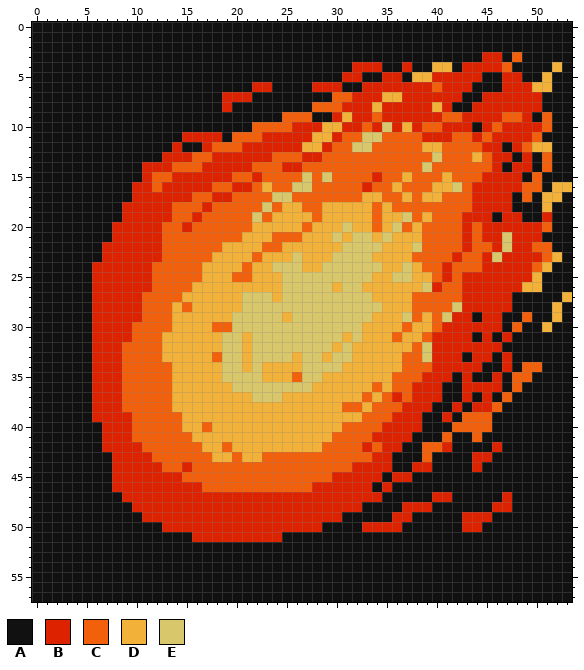
Edited in one commit: pixel-art file (card_game/cards/fireball/fireball_card.aseprite). That is the earlier state.
54x58 pixels, 1 frame.
Palette (. is transparent): A #111111  B #dd2200  C #f2600c  D #f2b138  E #d9c76c
Pixels before, first column x 0:
 0 AAAAAAAAAAAAAAAAAAAAAAAAAAAAAAAAAAAAAAAAAAAAAAAAAAAAAA
 1 AAAAAAAAAAAAAAAAAAAAAAAAAAAAAAAAAAAAAAAAAAAAAAAAAAAAAA
 2 AAAAAAAAAAAAAAAAAAAAAAAAAAAAAAAAAAAAAAAAAAAAAAAAAAAAAA
 3 AAAAAAAAAAAAAAAAAAAAAAAAAAAAAAAAAAAAAAAAAAAAABBACAAAAA
 4 AAAAAAAAAAAAAAAAAAAAAAAAAAAAAAAABBBAABAADDABBBBCAAAADA
 5 AAAAAAAAAAAAAAAAAAAAAAAAAAAAAAABBAABBADDBBBBBAABBAADAA
 6 AAAAAAAAAAAAAAAAAAAAAABBAAAABBBAABBBBBBBCBBBAAABBBDDAA
 7 AAAAAAAAAAAAAAAAAAABBBAAAAAAAACCBBBDDBBBBBBAABBBBBBAAA
 8 AAAAAAAAAAAAAAAAAAABAAAAAAAACCCBBBDBBBBBDBAABBBBBBBAAA
 9 AAAAAAAAAAAAAAAAAAAAAAAAACCCAABDBBCBBBBBBCCBBBBCCBACAA
10 AAAAAAAAAAAAAAAAAAAAAACCCCBBBDDBBCBEBDBCCBBBABCBBBBCAA
11 AAAAAAAAAAAAAAABBBBACCCBBBBBDDBCCEECCCCBBBCCBCBBBBCAAA
12 AAAAAAAAAAAAAABAABCCCBBBBBBDDBCCEECCCCCDDCCCCBBABCDDAA
13 AAAAAAAAAAAAABBBCCBBBBBBCCCBBCCCCCCCCCCCECCCDCBBABACAA
14 AAAAAAAAAAABBBCCCBBBBBCCCBBCCCCCCCCCCCCECCCCCCBABBACAA
15 AAAAAAAAAAABCCBBBBBBCCBCCCCECECCCCBCCDCCCDCCCBBBBACAAA
16 AAAAAAAAAABBCBBBBBCCBBCDCCEECCCCCBCCDCCCDDECBBBBBCCADD
17 AAAAAAAAAABBBBBBCCBBCCCCEECCCCCCCDDCCDCDDCCCBBBBACADDA
18 AAAAAAAAABBBBBCCCBCCCCCECDDCCDDDDDCDCCCCCCCCBBBBAAADAA
19 AAAAAAAAABBBBBCCBCCCCCECDDDDCDDDDDCDDECDCCCBBBABBAABAA
20 AAAAAAAABBBBBCCBCCCCCCDDDDDCDDDEDDCDECDCCCCBCBBBBBBCAA
21 AAAAAAAABBBBBCCCCCCCCDDDCCCDDDEDEEDEDDDCCCCBCBBEBBBAAA
22 AAAAAAABBBBBBCCCCCCDDDDCCDDDDDDEEEEDDDECCCCBCCBEBBCCAA
23 AAAAAAABBBBBBCCCCCDDDDCDDDEDDDEEEEDDDDCCCCBCCBEBBBBCDA
24 AAAAAABBBBBBCCCCCDDDDCDDEEEDDEEEEEEDDEDCCBCCCBBBBBCDAA
25 AAAAAABBBBBBCCCCCDDDCCDDDEEEEEEEEEDDEEDDCBCBBBBBBBDAAA
26 AAAAAABBBBBBCCCCDDDDDDDDDEEEEEDEEDDDDDDEBCCBBBBBBDDAAA
27 AAAAAABBBBBCCCCDDDDDDEEEDEEEEEEEEEDDDDCCCCCBBBBBAAAAAD
28 AAAAAABBBBBCCCDCDDDDDEEEEEEEEEEEEEEDDDCCCCEBBBBBAAAADA
29 AAAAAABBBBBCCCDDDDDDEEEEEDEEEEEEEEDDDECDCEBBABBAACAADA
30 AAAAAABBBBCCCCDDDDCCEEEEEEEEEEEEEDDDDCDDCBBBBBBACAADAA
31 AAAAAABBBBCCCDDDDDDEEDEEEEEEEEEDEDDDCDDCBBBBABABAAAAAA
32 AAAAAABBBCCCCDDDDDDEEDEEEEEEEEDEDDDDDDCEBBBBBBBAAAAAAA
33 AAAAAABBBCCCCDDDDDCEEDEEEEDEEDEEDDDDDCCEBBBABBABAAAAAA
34 AAAAAABBBCCCCCDDDDDEEDEDDDDEEEEDDDDDDCCCBBBBBAABACCAAA
35 AAAAAABBBCCCCCDDDDDEEEEDDDCEEDDDDDDDCCCBBBABAABACCAAAA
36 AAAAAABBBCCCCCDDDDDDEEEEEEEEDDDDDDCDCCBBBAABBBBACAAAAA
37 AAAAAABBBCCCCCDDDDDDDDEEEDDDDDDDDCDCBCBBBAABABACAAAAAA
38 AAAAAABBBCCCCCDDDDDDDDDDDDDDDDDCCDCCCBBBAABABBCAAAAAAA
39 AAAAAABBBBCCCCCDDDDDDDDDDDDDDDDDDCCCBBBAABACCCAAAAAAAA
40 AAAAAAABBBCCCCCDDCDDDDDDDDDDDDDCCCCBBBBAAACCCCAAAAAAAA
41 AAAAAAABBBCCCCCCDDDDDDDDDDDDDDCCCCBBBBAAACAACAAAAAAAAA
42 AAAAAAABBBBCCCCCCDDCDDDDDDDDDCCCCBCBBAACCBAAAABAAAAAAA
43 AAAAAAAABBBBCCCCCCDDCDDCCCCCCCCCCCBBAAACAAAABBAAAAAAAA
44 AAAAAAAABBBBBCCBCCCCCCCCCCCCCCCCBBBBAABBAAAABAAAAAAAAA
45 AAAAAAAABBBBBBBCCCCCCCCCCCCCCCBBBBBABBAAAAAAAAAAAAAAAA
46 AAAAAAAABBBBBBBBBCCCCCCCCCCCBBBBBBABAAAAAAAAAAAAAAAAAA
47 AAAAAAAAABBBBBBBBBBBBBBBBBBBBBBBBBBAAAAABBAAAAABAAAAAA
48 AAAAAAAAAABBBBBBBBBBBBBBBBBBBBBBBAAAABBBAAAAAABBAAAAAA
49 AAAAAAAAAAABBBBBBBBBBBBBBBBBBBBAAAAABBAAAAABBBAAAAAAAA
50 AAAAAAAAAAAAABBBBBBBBBBBBBBBBAAAABBBBAAAAAABBAAAAAAAAA
51 AAAAAAAAAAAAAAAABBBBBBBBBAAAAAAAAAAAAAAAAAAAAAAAAAAAAA
52 AAAAAAAAAAAAAAAAAAAAAAAAAAAAAAAAAAAAAAAAAAAAAAAAAAAAAA
53 AAAAAAAAAAAAAAAAAAAAAAAAAAAAAAAAAAAAAAAAAAAAAAAAAAAAAA
54 AAAAAAAAAAAAAAAAAAAAAAAAAAAAAAAAAAAAAAAAAAAAAAAAAAAAAA
55 AAAAAAAAAAAAAAAAAAAAAAAAAAAAAAAAAAAAAAAAAAAAAAAAAAAAAA
56 AAAAAAAAAAAAAAAAAAAAAAAAAAAAAAAAAAAAAAAAAAAAAAAAAAAAAA
57 AAAAAAAAAAAAAAAAAAAAAAAAAAAAAAAAAAAAAAAAAAAAAAAAAAAAAA
Once edited:
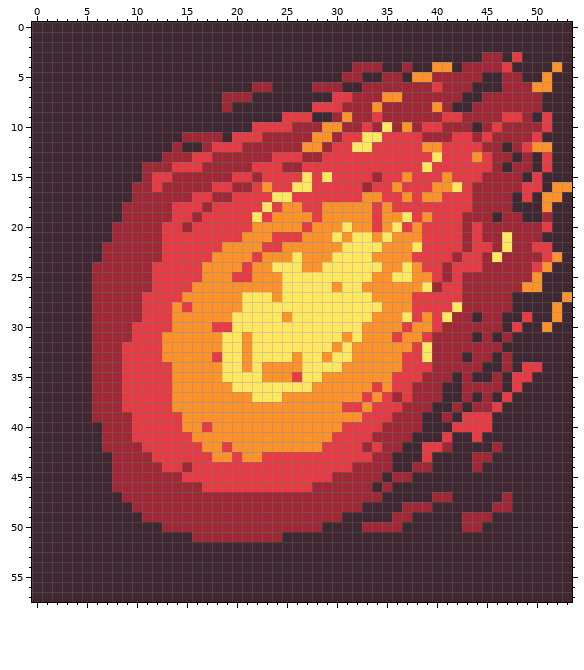
The exact change:
Colour A changes from #111111 to #3f2832.
Colour B changes from #dd2200 to #9e2835.
Colour C changes from #f2600c to #e53b44.
Colour D changes from #f2b138 to #fb922b.
Colour E changes from #d9c76c to #ffe762.
Boxes around the changes in both pictures, in picture pixels (x1, y1, x2, y2):
changed: (32, 22, 572, 602)
